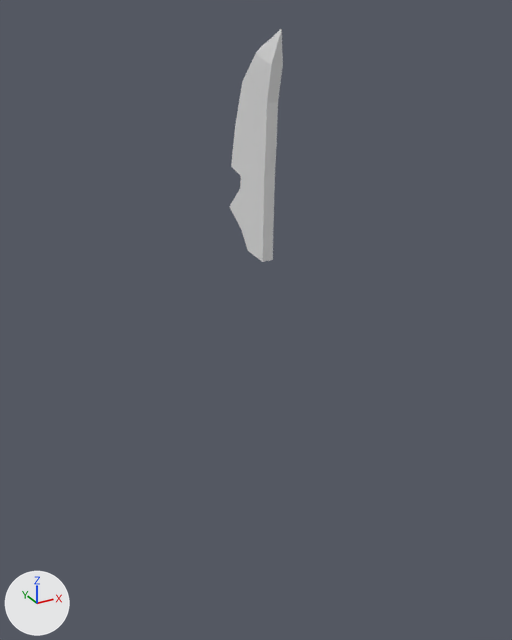
The Blender file Arma.blend: old version first, new version second.
The view is the same before and after, from a 50 mm camera at (-0.85, -2.81, 4.45) aimed at (0.79, 0.17, 2.96). Lighting does not change. The marker at lower left points along +X, +Y and +Z.
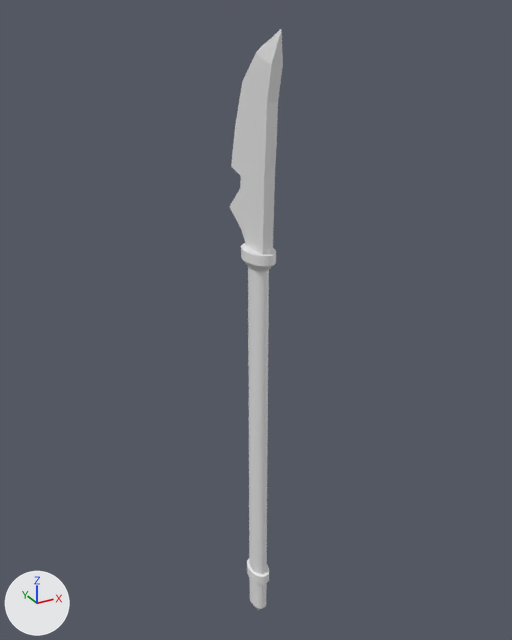
Patch to the scene script:
```diff
--- a/Arma.blend.py
+++ b/Arma.blend.py
@@ me_cylinder_001 @@
+me_cylinder_001.from_pydata(...)  # 1248 vertices, 1218 faces; spans x -1.0..1.0, y -1.0..1.0, z -20.9..1.0
@@ ob_cylinder_001 @@
+ob_cylinder_001 = bpy.data.objects.new('Cylinder.001', me_cylinder_001)
+ob_cylinder_001.location = (0.736, 0.043, 3.288)
+ob_cylinder_001.scale = (0.0724, 0.115, 0.105)
```

What differs and where, as boxes (x1, y1, x2, y2) in the pictures (512 x 640 px):
'Cylinder.001', added
    after: (241, 243, 276, 610)
